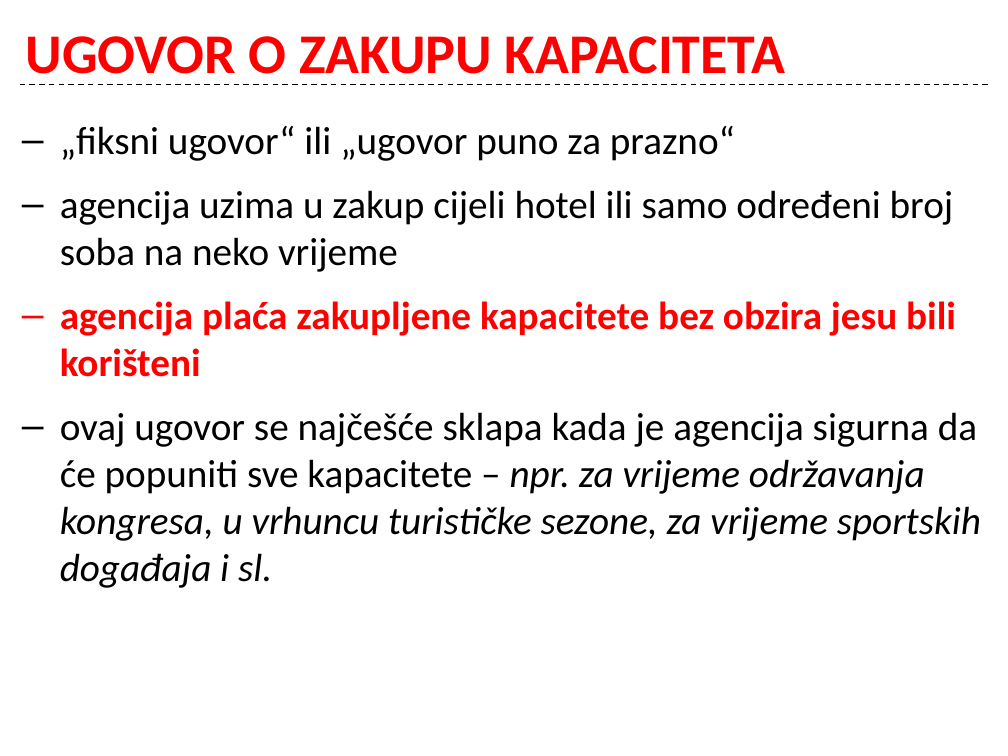
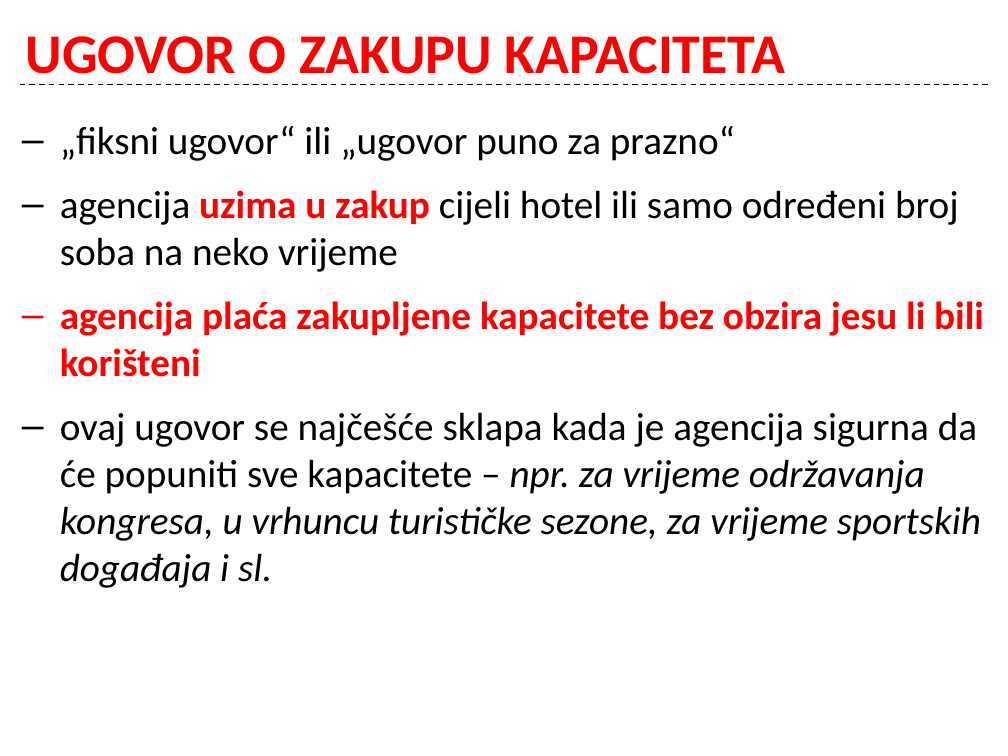
Before and after one commit to cornx/print, a slide deck: slide 17 of data/organizacija/002_Ugostiteljstvo_kao_gosp_djelatnost.pptx (slide 16 before the commit). Drawn at 1008x756 pixels with LibreOffice and Linux fonts; fonts in the diff are those of the drawing. Boxes give left, top, right and bottom in pixels: in the first picture for what was removed or moved away, otherwise in the second. Text is boxed around its words. In the diff, an @@ line names an element or a change of style, - is before the commit and + after.

```diff
--- a/data/organizacija/002_Ugostiteljstvo_kao_gosp_djelatnost.pptx
+++ b/data/organizacija/002_Ugostiteljstvo_kao_gosp_djelatnost.pptx
@@ text at (60, 190, 959, 272): text colour #000000 to #FF0000, bold on in "uzima u zakup" @@
@@ text at (60, 301, 984, 377): text changed @@
-– agencija plaća zakupljene kapacitete bez obzira jesu bili korišteni
+– agencija plaća zakupljene kapacitete bez obzira jesu li bili korišteni
```
Also in this commit, not shown: 8 other slides changed, 2 slides added.
